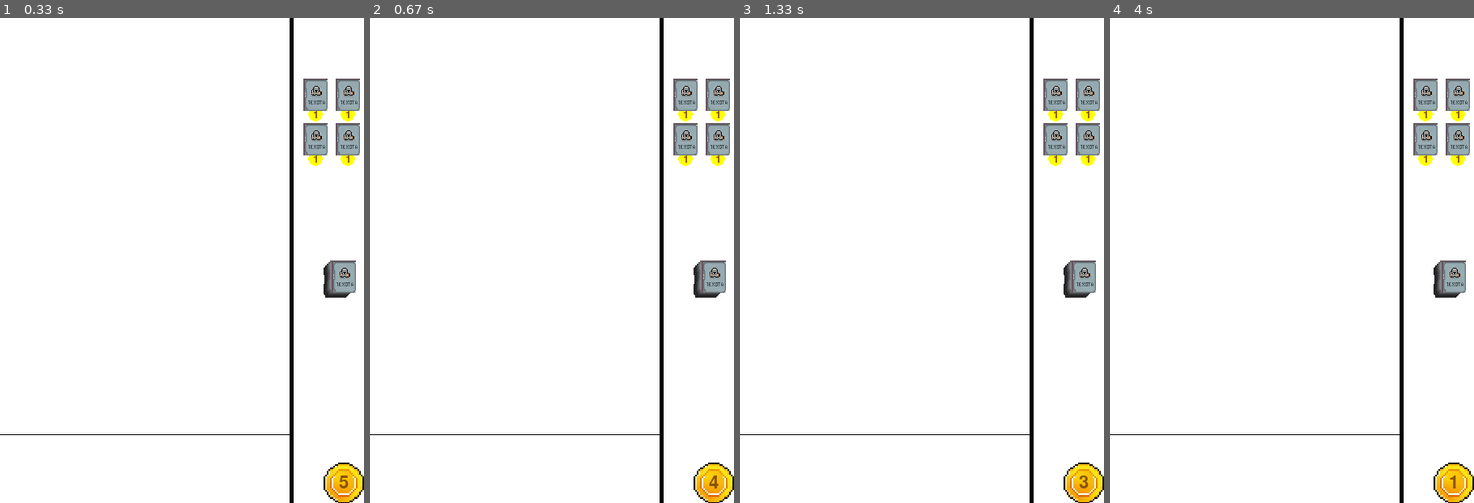
Above: before the commit, frames 1-4 (left to right).
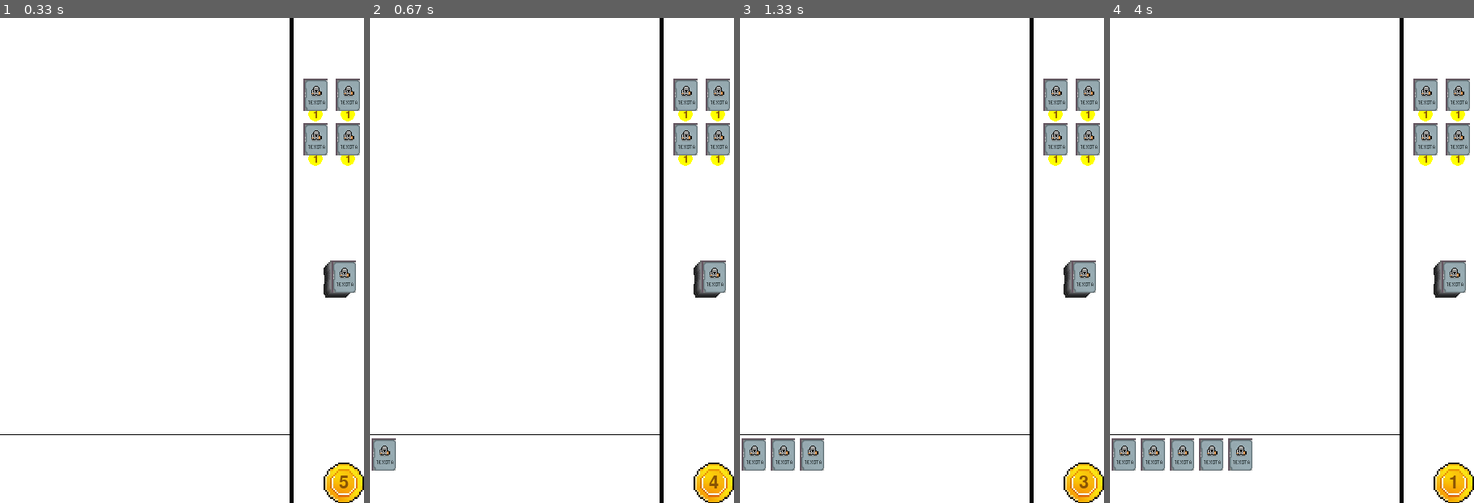
Above: after the commit, the same moments.

Repository: Choriso/PyGame_YL
Game: pygame game, started from main.py
The game is run twice, just before and just after one commit, with the same random seed, the same clock (stepped at 60 frames per second) and the same inputs.
Inputs (mouse positions are in pixels of both pictures, inside the frame that each line leads up to):
- Up to frame 1 (0.33 s): no input
- Up to frame 2 (0.67 s): click (686, 95) at 0.38 s
- Up to frame 3 (1.33 s): click (1078, 279) at 0.72 s; click (1089, 95) at 1.22 s
- Up to frame 4 (4 s): click (1426, 139) at 2.55 s; click (1459, 139) at 3.88 s

Frame 1 is identical in both runs. In frame 2, 0.4% of the frame differs, in the area x 0-8%, y 86-94%; in frame 3, 1.3%; in frame 4, 2.2%, in the area x 0-40%, y 86-94%.

Commit message:
add hand

Diff:
--- a/card_cl.py
+++ b/card_cl.py
@@ -25,6 +25,7 @@
 
     def __init__(self, group, cur_card='knight'):
         super().__init__(group)
+        self.group = group
         self.image = load_image(Deck.image)
         self.rect = self.image.get_rect()
         self.cur_card = Card(all_sprites, cur_card)
@@ -32,16 +33,19 @@
         self.cur_card.rect.y = 300
         self.rect.x = 400
         self.rect.y = 300
+        self.group.add(self.cur_card)
 
     def take_card(self):
         card = self.cur_card
-        self.cur_card = Card(all_sprites, choice(list(CLASSES.keys())))  # переделать
+        # self.cur_card = Card(all_sprites, choice(list(CLASSES.keys())))  # переделать
+        self.cur_card = Card(all_sprites, 'knight')
         self.cur_card.rect.x = 410
-        self.cur_card.rect.y = 290
+        self.cur_card.rect.y = 300
+        self.group.add(self.cur_card)
         return card
 
-    def add_sprite(self, group):
-        group.add(self.cur_card)
+    def is_concerning(self, pos):
+        return bool(self.rect.collidepoint(*pos))
 
 
 def main():
--- /dev/null
+++ b/hand.py
@@ -0,0 +1,23 @@
+import pygame
+from card_cl import Card
+
+
+class Hand:
+    def __init__(self):
+        self.hand = []
+
+    def update(self):
+        x = 2
+        for card in self.hand:
+            card.rect.x = x
+            card.rect.y = 520
+            x += 36
+
+    def add_card(self, card):
+        if len(self.hand) <= 9:
+            self.hand.append(card)
+            self.update()
+
+    def add_sprites(self, group):
+        for card in self.hand:
+            group.add(card)
--- a/main.py
+++ b/main.py
@@ -2,6 +2,7 @@
 from store import Store
 from card_cl import Deck
 from goldcoin import GoldCoin
+from hand import Hand
 
 pygame.init()
 size = width, height = 450, 600
@@ -12,11 +13,12 @@
 
 class Game:
     def __init__(self):
+
         self.goldCoin = GoldCoin(all_sprites)
         self.deck = Deck(all_sprites)
         self.store = Store()
+        self.hand = Hand()
 
-        self.deck.add_sprite(all_sprites)
         self.store.add_sprites(all_sprites)
         self.store.draw_prices(screen)
 
@@ -27,10 +29,23 @@
         card = self.store.take_cards(pos, all_sprites)
         if card:
             price = self.store.costs(card)
-            res = self.goldCoin.buy(price)
-            if res:
+            result = self.goldCoin.buy(price)
+            if result:
                 return card
         return None
+
+    def action(self, pos):
+        res1 = self.store.is_concerning(pos)
+        res2 = self.deck.is_concerning(pos)
+        if res1[0]:
+            card = self.store.take_cards(res1[1], all_sprites)
+            price = self.store.costs(card)
+            result = self.goldCoin.buy(price)
+            if result:
+                self.hand.add_card(card)
+        elif res2:
+            card = self.deck.take_card()
+            self.hand.add_card(card)
 
 
 running = True
@@ -44,9 +59,7 @@
             running = False
 
         if event.type == pygame.MOUSEBUTTONDOWN and event.button == 1:
-            res = game.take_card_store(event.pos)
-            if res:
-                print(res.name)
+            game.action(event.pos)
 
     all_sprites.draw(screen)
     all_sprites.update()
--- a/store.py
+++ b/store.py
@@ -27,15 +27,12 @@
 
         self.cur_cards = [first, second, third, fourth]
 
-    def take_cards(self, pos, group):
-        res = self.is_concerning(pos)
-        if res[0]:
-            ind = res[1]
-            card = self.cur_cards[ind]
-            self.cur_cards[ind] = Card(all_sprites, 'knight')  # choice(list(CLASSES.keys()))
-            self.cur_cards[ind].rect.x, self.cur_cards[ind].rect.y = self.poses[ind + 1]
-            group.add(self.cur_cards[ind])
-            return card
+    def take_cards(self, ind, group):
+        card = self.cur_cards[ind]
+        self.cur_cards[ind] = Card(all_sprites, 'knight')  # choice(list(CLASSES.keys()))
+        self.cur_cards[ind].rect.x, self.cur_cards[ind].rect.y = self.poses[ind + 1]
+        group.add(self.cur_cards[ind])
+        return card
 
     def update(self):
         for card in self.cur_cards:
